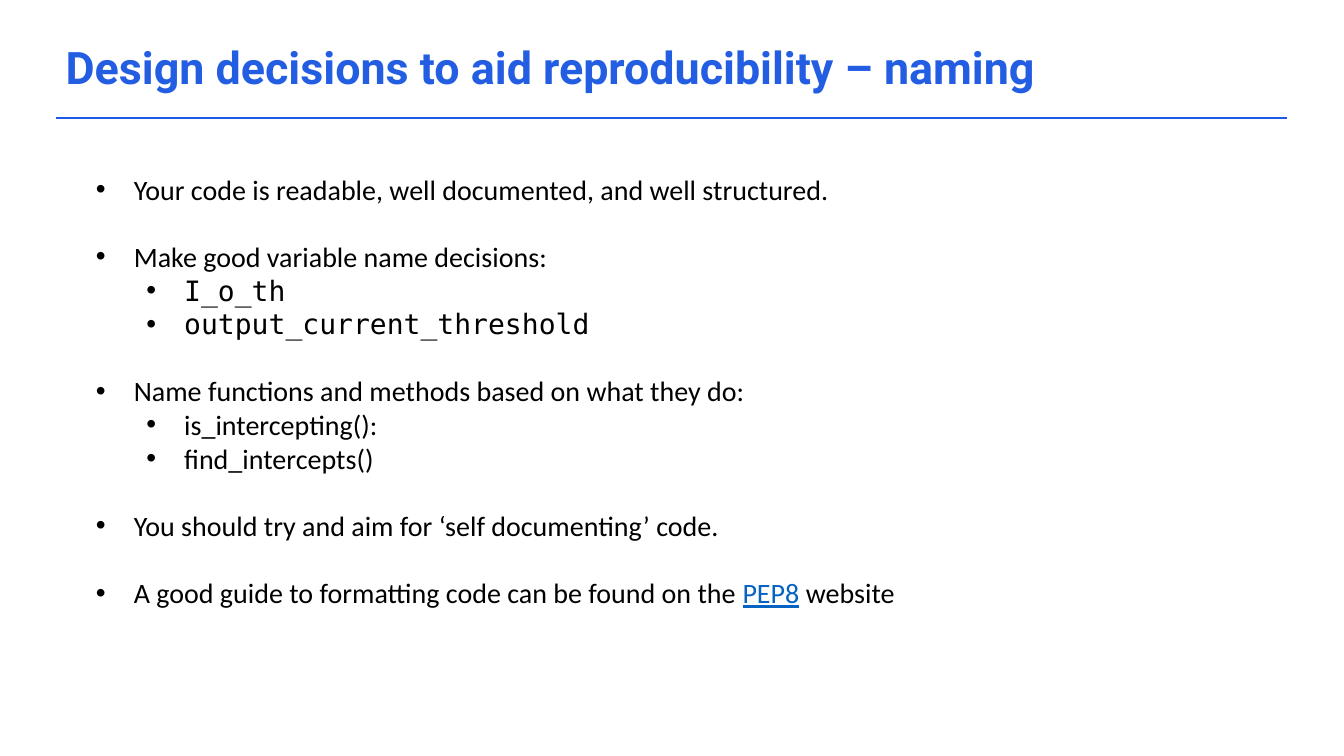
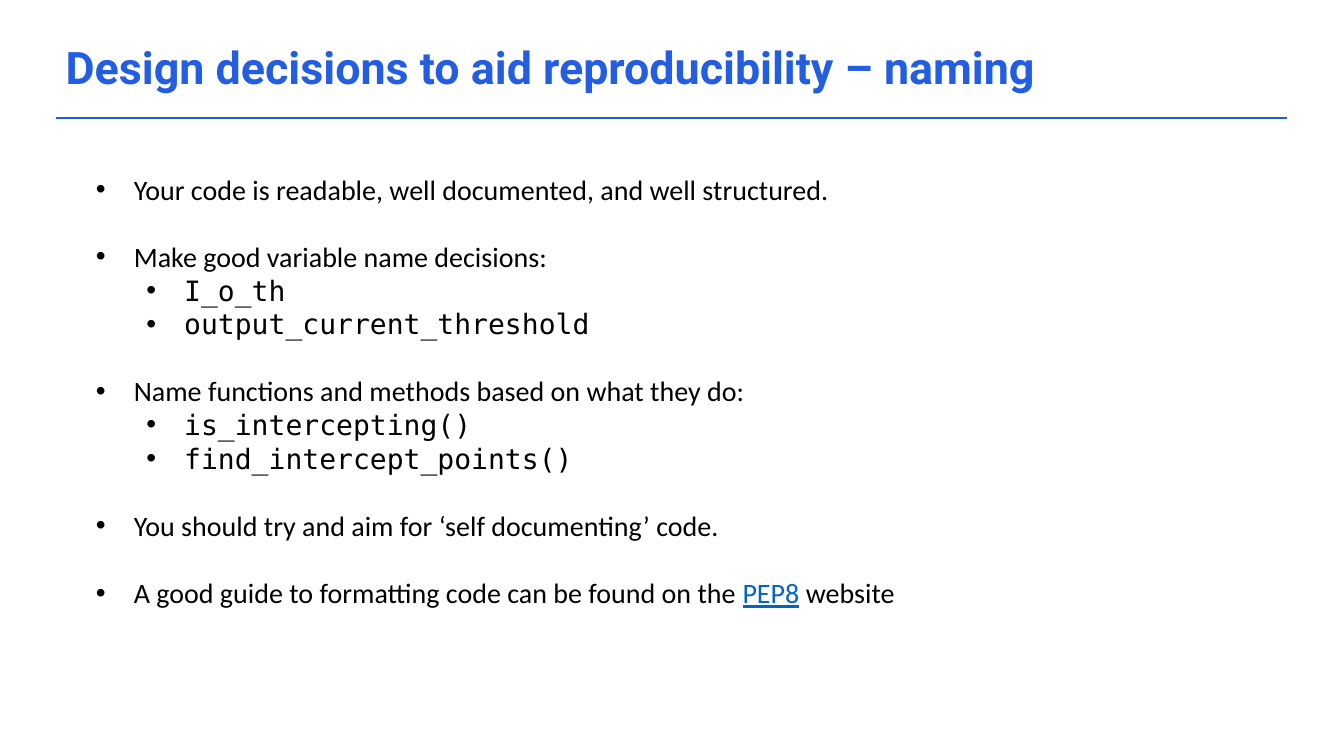
Before and after one commit to acceleratescience/data-school-Autumn23, a slide deck: slide 7 of Lecture notes/2_Reproducibility.pptx (slide 9 before the commit). Drawn at 1344x756 pixels with LibreOffice and Linux fonts; fonts in the diff are those of the drawing; background and template pictures are left out. Boxes give left, top, right and bottom in pixels: in the first picture for what was removed or moved away, otherwise in the second. Text is boxed around its words. In the diff, an @@ line names an element or a change of style, - is before the commit and + after.

```diff
--- a/Lecture notes/2_Reproducibility.pptx
+++ b/Lecture notes/2_Reproducibility.pptx
@@ text at bbox=[184, 413, 572, 475]: text changed; font Calibri to DejaVu Sans Mono @@
-  • is_intercepting():
-  • find_intercepts()
+  • is_intercepting()
+  • find_intercept_points()
```
Also in this commit, not shown: 2 other slides changed, 2 slides removed, 5 other files.
